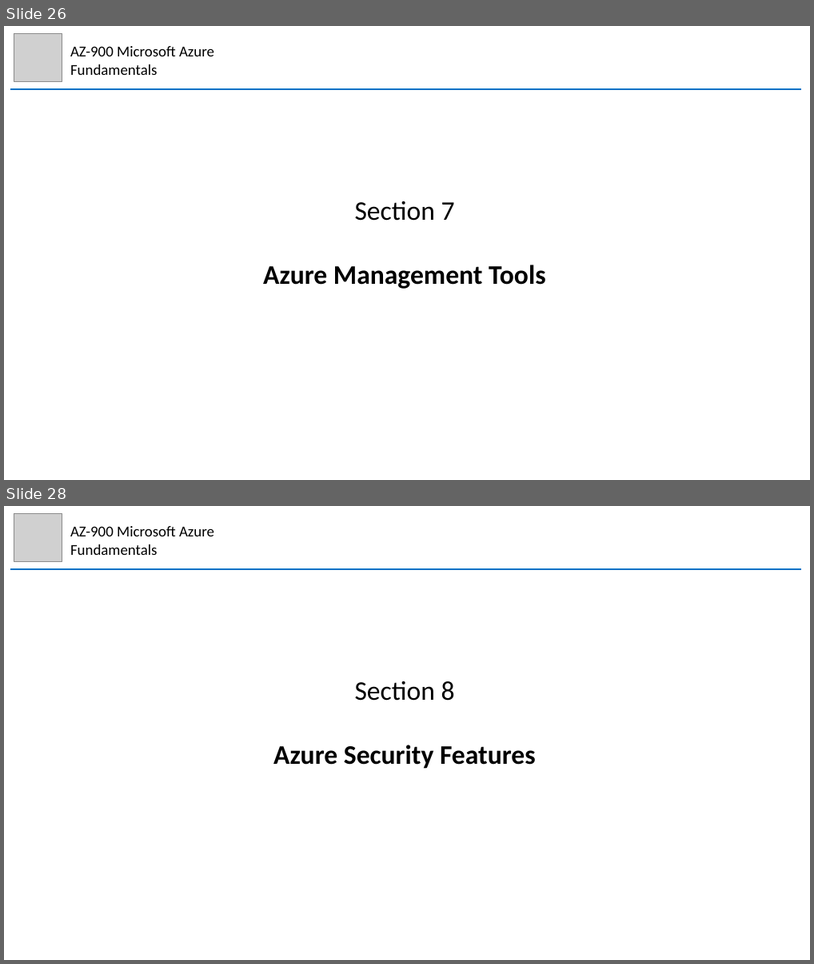
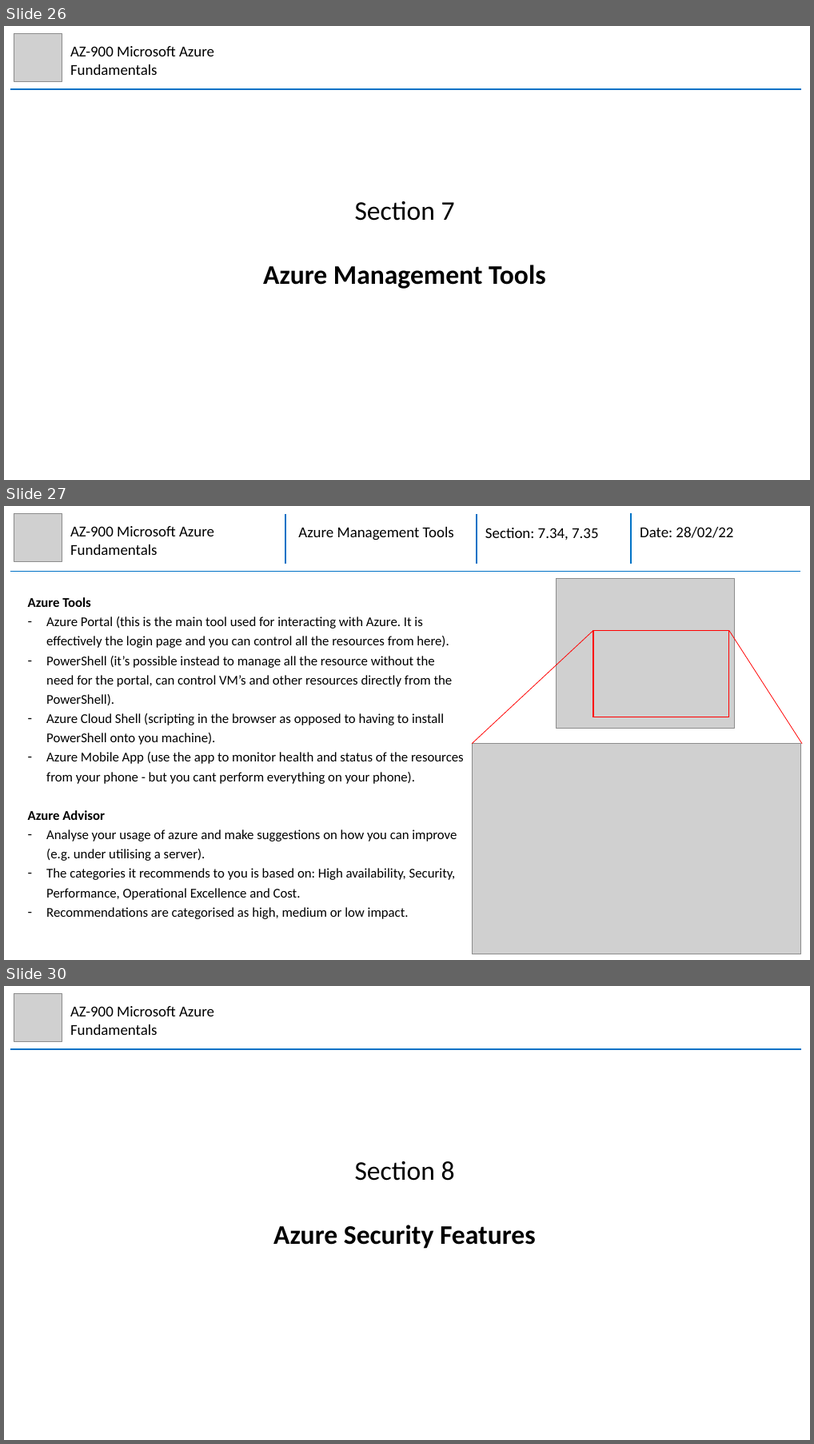
Before and after one commit to mhaythornthwaite/Testing_ML_Algorithms, a slide deck: Azure_AZ-900_Fundamentals/MJH_AZ-900_Azure_Fundamentals_Notes.pptx. Shown one above the other, each under a label of ours: slides 26 and 28 before the commit, slides 26, 27 and 30 after it; the slides between them are not shown. The pictures are 814x964 and 814x1444 pixels, drawn with LibreOffice and Linux fonts; fonts in the diff are those of the drawing; grey boxes stand for pictures. Boxes give left, top, right and bottom in pixels: in the first picture for what was removed or moved away, otherwise in the second. Text is boxed around its words. In the diff, an @@ line names an element or a change of style, - is before the commit and + after.

Commit message:
Azure AZ-900 Section 7 and 8

```diff
--- a/Azure_AZ-900_Fundamentals/MJH_AZ-900_Azure_Fundamentals_Notes.pptx
+++ b/Azure_AZ-900_Fundamentals/MJH_AZ-900_Azure_Fundamentals_Notes.pptx
@@ slide 27 added at <box>4,506,810,960</box>, background #FFFFFF @@
@@ picture added at <box>14,513,62,561</box> @@
@@ text added at <box>70,526,214,555</box>, 18 pt, text #000000 @@
+AZ-900 Microsoft Azure Fundamentals
@@ group added at <box>10,513,802,572</box>: 4 lines, 3 texts @@
+Azure Management Tools
+Section: 7.34, 7.35
+Date: 28/02/22
@@ text added at <box>28,597,464,919</box>, 16 pt, text #000000 @@
+Azure Tools
+– Azure Portal (this is the main tool used for interacting with Azure. It is effectively the login page and you can control all the resources from here).
+– PowerShell (it’s possible instead to manage all the resource without the need for the portal, can control VM’s and other resources directly from the PowerShell).
+– Azure Cloud Shell (scripting in the browser as opposed to having to install PowerShell onto you machine).
+– Azure Mobile App (use the app to monitor health and status of the resources from your phone - but you cant perform everything on your phone).
+Azure Advisor
+– Analyse your usage of azure and make suggestions on how you can improve (e.g. under utilising a server).
+– The categories it recommends to you is based on: High availability, Security, Performance, Operational Excellence and Cost.
+– Recommendations are categorised as high, medium or low impact.
@@ picture added at <box>556,579,735,728</box> @@
@@ line added from (594, 630) to (472, 744), #FF0000 0.75 pt @@
@@ rectangle added at <box>594,630,730,716</box>, outline #FF0000 1.25 pt @@
@@ line added from (730, 630) to (802, 744), #FF0000 0.75 pt @@
@@ picture added at <box>472,744,802,954</box> @@
@@ what was slide 28 is now slide 30 @@
```
Also in this commit, not shown: 1 slide changed, 4 other slides added, 2 other files.
